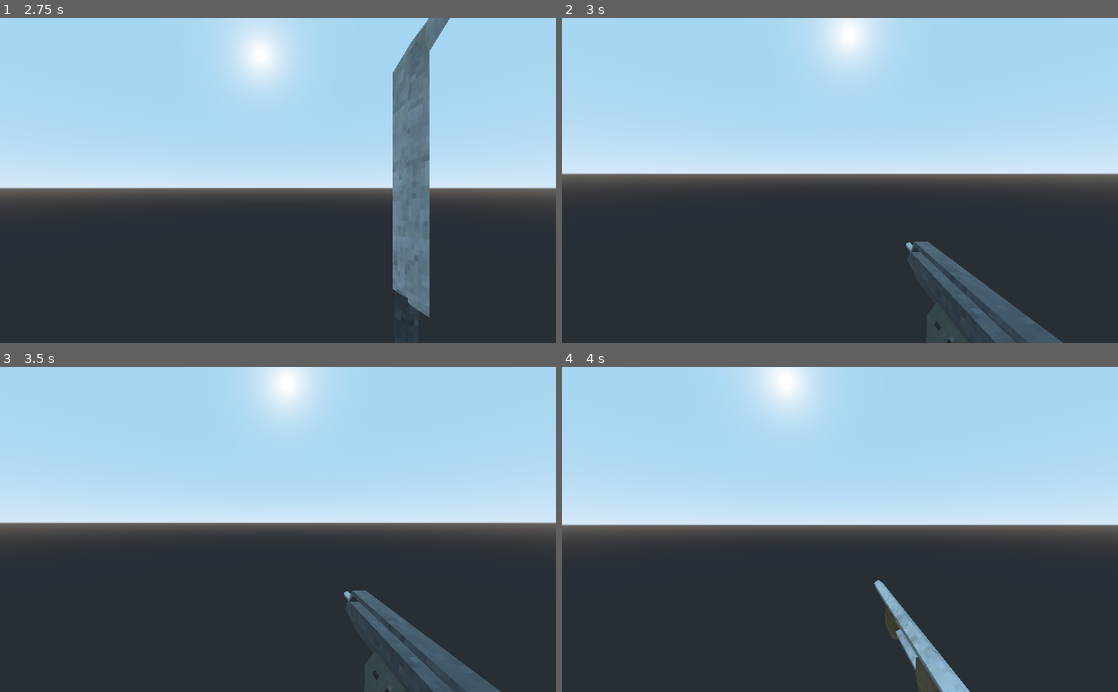
Above: before the commit, frames 1-4 (two rows, left to right).
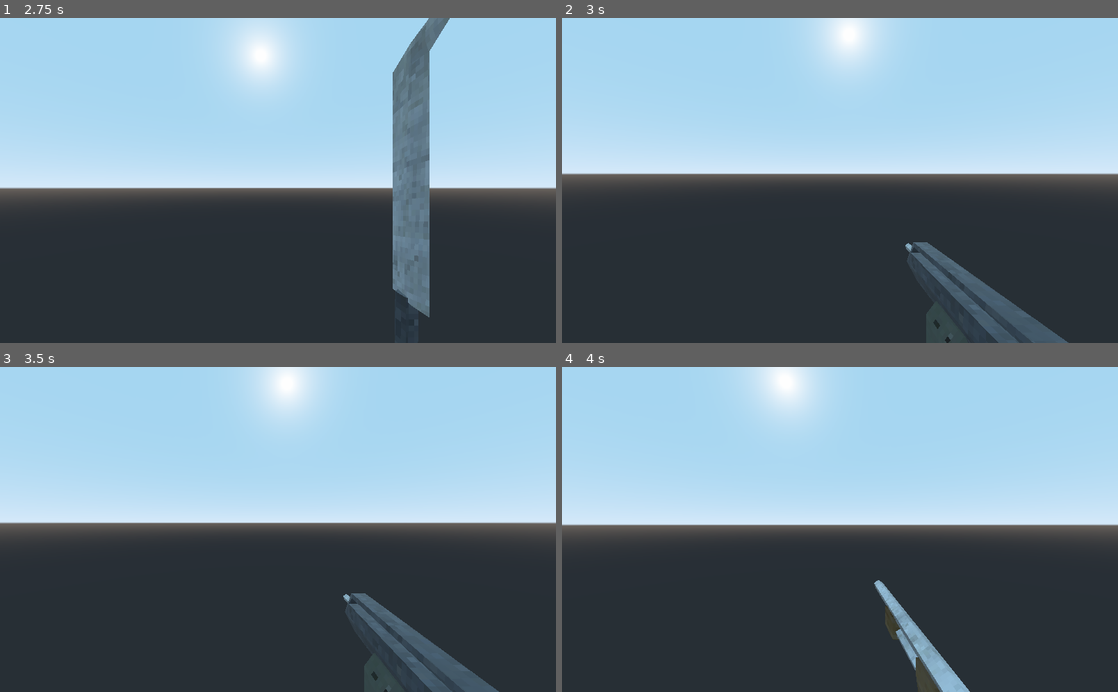
Above: after the commit, the same moments.

Repository: ste163/ex_godot_shooter
Game: Godot game, scene res://src/Characters/Player/Player.tscn
Same seed, same stepped clock (60 frames per second), same inputs: the game is played once before the commit and once after it. This scene is started directly instead of the project's main scene.
Inputs (mouse positions are in pixels of both pictures, inside the frame that each line leads up to):
- Up to frame 1 (2.75 s): tap Enter at 0.5 s; move the mouse to (305, 180) at 0.52 s; press the mouse at (305, 180) at 0.53 s; hold W (move_forward) from 0.53 s (still down); tap Space (jump) at 0.77, 1.52, 2 s; move the mouse to (250, 180) at 1.27 s; release the mouse at (250, 180) at 1.28 s; click (250, 180) at 1.35 s; move the mouse to (289, 174) at 2.02 s; press the mouse at (289, 174) at 2.03 s; tap 1 at 2.1 s
- Up to frame 2 (3 s): keep holding W (move_forward); tap Enter at 2.75 s; move the mouse to (834, 187) at 2.77 s; release the mouse at (834, 187) at 2.78 s; tap 2 at 2.85 s
- Up to frame 3 (3.5 s): keep holding W (move_forward); tap Space (jump) at 3.02 s; click (272, 536) at 3.05 s
- Up to frame 4 (4 s): keep holding W (move_forward); tap Space (jump) at 3.5, 3.77 s; move the mouse to (878, 532) at 3.52 s; press the mouse at (878, 532) at 3.53 s; tap 3 at 3.6 s

Frame 1 is identical in both runs. In frame 2, 0.3% of the frame differs, in the area x 61-92%, y 68-100%; in frame 3, 0.6%, in the area x 61-91%, y 68-100%; in frame 4, nothing differs.

Commit message:
can fire weapon successfully

Diff:
--- a/shooter/project.godot
+++ b/shooter/project.godot
@@ -13,9 +13,15 @@
 "class": "Character",
 "language": "GDScript",
 "path": "res://src/Characters/Character.gd"
+}, {
+"base": "Spatial",
+"class": "Weapon",
+"language": "GDScript",
+"path": "res://src/Weapons/Weapon.gd"
 } ]
 _global_script_class_icons={
-"Character": ""
+"Character": "",
+"Weapon": ""
 }
 
 [application]
--- a/shooter/src/Characters/Player/Player.gd
+++ b/shooter/src/Characters/Player/Player.gd
@@ -40,7 +40,7 @@
 		return
 	else:
 		_movementInputs()
-		_attackInputs()
+		_attackInput()
 
 func _input(event: InputEvent) -> void:
 	if event is InputEventMouseMotion:
@@ -74,7 +74,7 @@
 
 	set_move_vec(_move_vec)
 
-func _attackInputs() -> void:
+func _attackInput() -> void:
 	_manager_weapon.attack(Input.is_action_just_pressed("attack"),
 		Input.is_action_pressed("attack"))
 
--- a/shooter/src/Characters/Player/Player.tscn
+++ b/shooter/src/Characters/Player/Player.tscn
@@ -266,6 +266,7 @@
 
 [node name="Machete" type="Spatial" parent="Camera/ManagerWeapon/Weapons"]
 transform = Transform( -0.185095, 0, -6.03115e-08, 0, 0.185095, 0, 6.03115e-08, 0, -0.185095, 0.171074, -0.212483, -0.259124 )
+visible = false
 
 [node name="Graphics" type="Spatial" parent="Camera/ManagerWeapon/Weapons/Machete"]
 transform = Transform( 1, 0, 0, 0, 1, 0, 0, 0, 1, 0, 0, 0 )
@@ -279,14 +280,14 @@
 anims/Idle = SubResource( 2 )
 
 [node name="MachineGun" type="Spatial" parent="Camera/ManagerWeapon/Weapons"]
-transform = Transform( 0.185, 0, 0, 0, 0.185, 0, 0, 0, 0.185, 0.146565, -0.204998, -0.180639 )
-visible = false
+transform = Transform( 0.185, 0, 0, 0, 0.185, 0, 0, 0, 0.185, 0.146565, -0.204998, -0.0973653 )
 script = ExtResource( 9 )
+automatic = true
 
 [node name="BulletEmitters" type="Spatial" parent="Camera/ManagerWeapon/Weapons/MachineGun"]
 
 [node name="HitScanBulletEmitter" parent="Camera/ManagerWeapon/Weapons/MachineGun/BulletEmitters" instance=ExtResource( 8 )]
-transform = Transform( 1, 0, 0, 0, 1, 0, 0, 0, 1, 0, 0.313796, -1.73201 )
+transform = Transform( 1, 0, 0, 0, 1, 0, 0, 0, 1, 0, 0.313796, -1.02654 )
 
 [node name="Graphics" type="Spatial" parent="Camera/ManagerWeapon/Weapons/MachineGun"]
 
@@ -326,7 +327,7 @@
 anims/Idle = SubResource( 9 )
 
 [node name="FirePoint" type="Spatial" parent="Camera"]
-transform = Transform( 1, 0, 0, 0, 1, 0, 0, 0, 1, 0, 0, -0.0561043 )
+transform = Transform( 1, 0, 0, 0, 1, 0, 0, 0, 1, 0, 0, -0.0271371 )
 
 [node name="ManagerHealth" parent="." instance=ExtResource( 2 )]
 [connection signal="dead" from="ManagerHealth" to="." method="_on_ManagerHealth_dead"]
--- a/shooter/src/Weapons/Weapon.gd
+++ b/shooter/src/Weapons/Weapon.gd
@@ -1,4 +1,5 @@
 extends Spatial
+class_name Weapon
 
 onready var _anim_player: AnimationPlayer = $AnimationPlayer
 onready var _bullet_emitters_base: Spatial = $BulletEmitters
@@ -33,8 +34,33 @@
 	hide()
 
 func attack(attack_input_just_pressed: bool, attack_input_held: bool) -> void:
-	_canAttack(attack_input_just_pressed, attack_input_held)
-	#start attacking
+	var can_attack: bool = false
+	can_attack = _canAttack(attack_input_just_pressed, attack_input_held)
+	if can_attack:
+		_attacking()
+	else:
+		return
+
+func _canAttack(attack_input_just_pressed: bool, attack_input_held: bool) -> bool:
+	if not _can_attack:
+		return false
+	if automatic and not attack_input_held:
+		return false
+	elif not automatic and not attack_input_just_pressed:
+		return false
+
+	if ammo == 0:
+		if attack_input_just_pressed:
+			emit_signal("out_of_ammo")
+		return false
+	elif ammo > 0:
+		ammo -= 1
+		return true
+	#should never run, but in case anything else occurs that shouldn't, run this
+	else:
+		return false
+
+func _attacking() -> void:
 	var start_transform: Transform = _bullet_emitters_base.global_transform
 	_bullet_emitters_base.global_transform = fire_point.global_transform
 	for e in _bullet_emitters:
@@ -47,21 +73,6 @@
 	_attack_timer.start()
 
 
-func _canAttack(attack_input_just_pressed: bool, attack_input_held: bool) -> void:
-	if not _can_attack:
-		return
-	if automatic and not attack_input_held:
-		return
-	elif not automatic and not attack_input_just_pressed:
-		return
-
-	if ammo == 0:
-		if attack_input_just_pressed:
-			emit_signal("out_of_ammo")
-		return
-	if ammo > 0:
-		ammo -= 1
-
 func _finish_attack() -> void:
 	_can_attack = true
 
@@ -69,8 +80,9 @@
 func _createTimer() -> void:
 	_attack_timer = Timer.new()
 	_attack_timer.wait_time = attack_rate
-	_attack_timer.connect("timeout", self, "finish_attack")
+	_attack_timer.connect("timeout", self, "_finish_attack")
 	_attack_timer.one_shot = true
+	_attack_timer.name = "AttackTimer"
 	add_child(_attack_timer)
 
 func _setEmitters(_fire_point: Spatial, _bodies_to_exlcude: Array) -> void:
